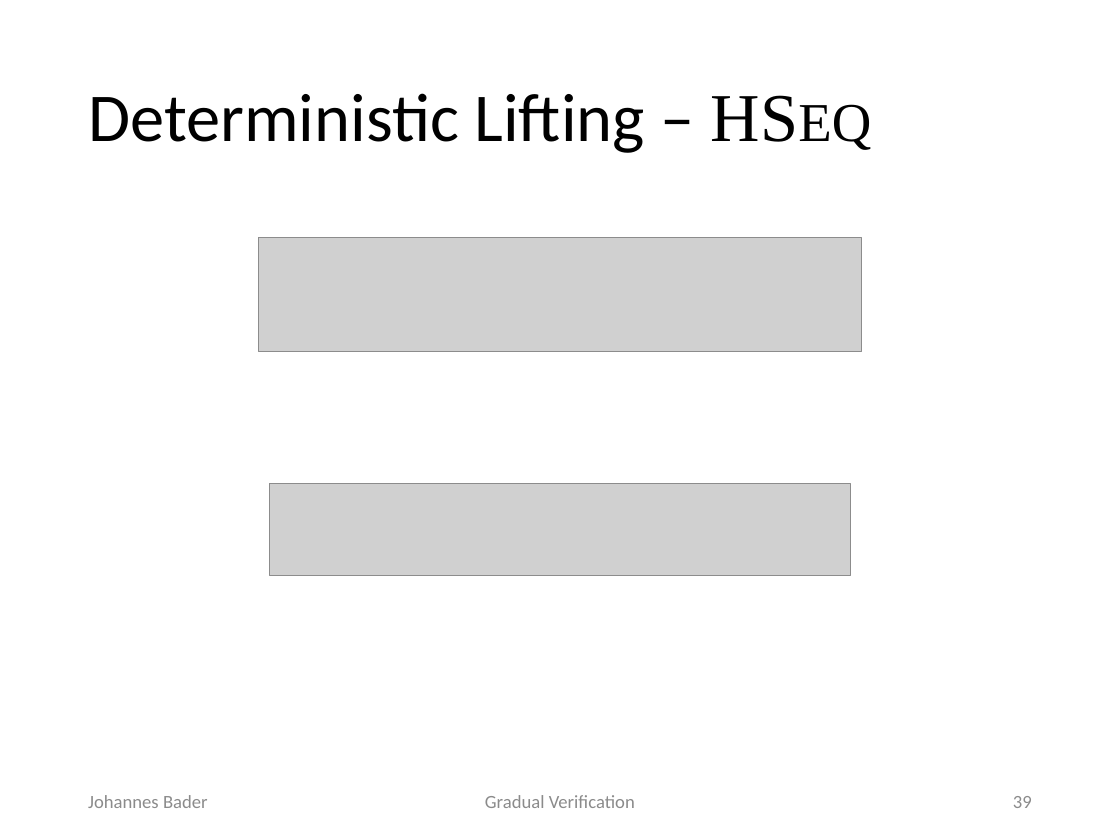
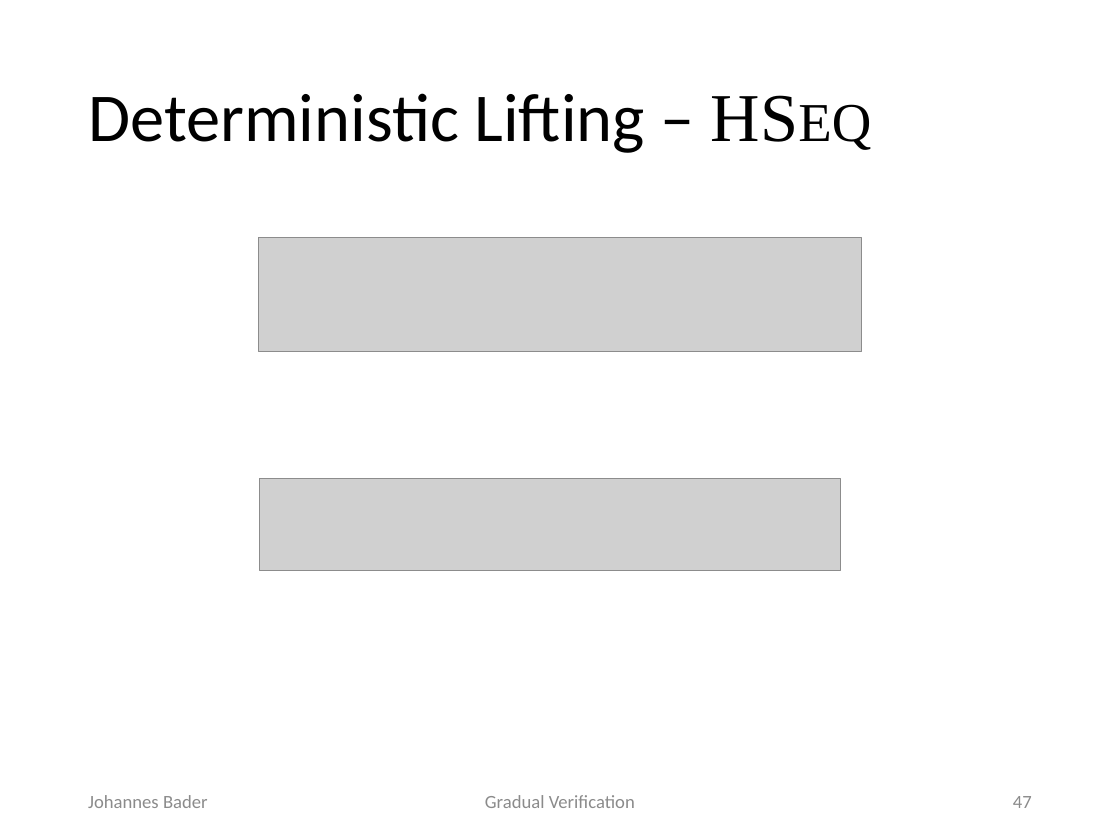
Before and after one commit to olydis/GradVerThesis, a slide deck: slide 47 of presentation/PLunch.pptx (slide 39 before the commit). Drawn at 1120x840 pixels with LibreOffice and Linux fonts; fonts in the diff are those of the drawing; grey boxes stand for pictures. Boxes give left, top, right and bottom in pixels: in the first picture for what was removed or moved away, otherwise in the second. Text is boxed around its words. In the diff, an @@ line names an element or a change of style, - is before the commit and + after.

```diff
--- a/presentation/PLunch.pptx
+++ b/presentation/PLunch.pptx
@@ rectangle moved from (x1=146, y1=403, x2=1029, y2=645) to (x1=136, y1=399, x2=1019, y2=641) @@
@@ picture moved from (x1=270, y1=484, x2=850, y2=576) to (x1=260, y1=478, x2=840, y2=570) @@
@@ page number at (x1=1013, y1=796, x2=1032, y2=808): text changed @@
-39
+47
```
Also in this commit, not shown: 13 other slides changed, 8 slides added.
